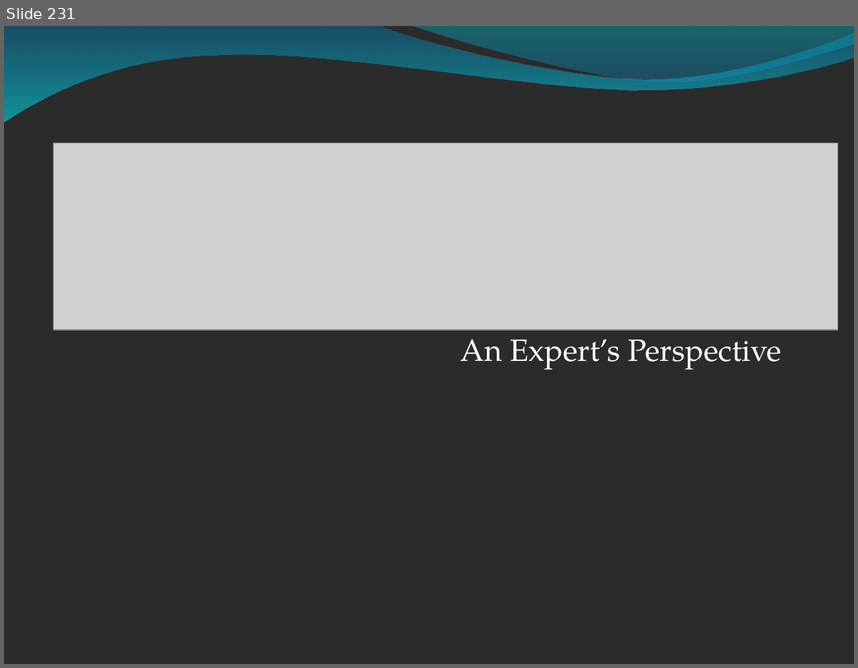
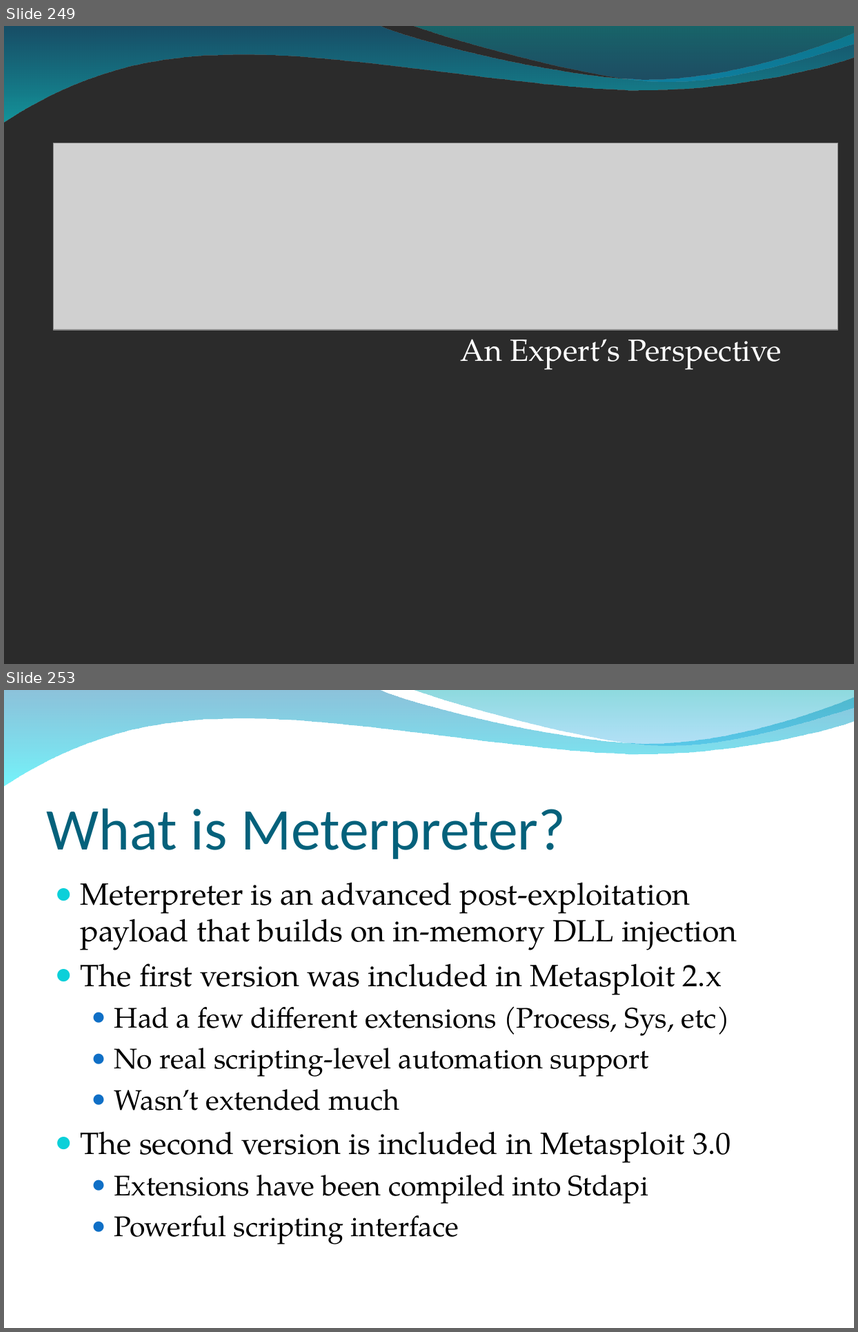
Before and after one commit to bedestall5/metasploit-framework, a slide deck: dev/materials/msf3_internals_training/slides/bh_training_deck.ppt. Shown one above the other, each under a label of ours: slide 231 before the commit, slides 249 and 253 after it; the slides between them are not shown. The pictures are 858x668 and 858x1332 pixels, drawn with LibreOffice and Linux fonts; fonts in the diff are those of the drawing; grey boxes stand for pictures; background and template pictures are left out; a plain dark background stands for a picture behind light text. Boxes give left, top, right and bottom in pixels: in the first picture for what was removed or moved away, otherwise in the second. Text is boxed around its words. In the diff, an @@ line names an element or a change of style, - is before the commit and + after.

Commit message:
slides updated, meterpreter added

```diff
--- a/dev/materials/msf3_internals_training/slides/bh_training_deck.ppt
+++ b/dev/materials/msf3_internals_training/slides/bh_training_deck.ppt
@@ slide 253 added at bbox=[4, 690, 854, 1328], background picture (left out); not listed: 2 template elements that a slide beside it also shows @@
@@ title added at bbox=[47, 808, 566, 859], 50 pt, text #04617B @@
+What is Meterpreter?
@@ text added at bbox=[80, 882, 737, 1244], 26 pt, text #000000 @@
+● Meterpreter is an advanced post-exploitation payload that builds on in-memory DLL injection
+● The first version was included in Metasploit 2.x
+  ● Had a few different extensions (Process, Sys, etc)
+  ● No real scripting-level automation support
+  ● Wasn’t extended much
+● The second version is included in Metasploit 3.0
+  ● Extensions have been compiled into Stdapi
+  ● Powerful scripting interface
@@ what was slide 231 is now slide 249 @@
```
Also in this commit, not shown: 60 other slides added.
